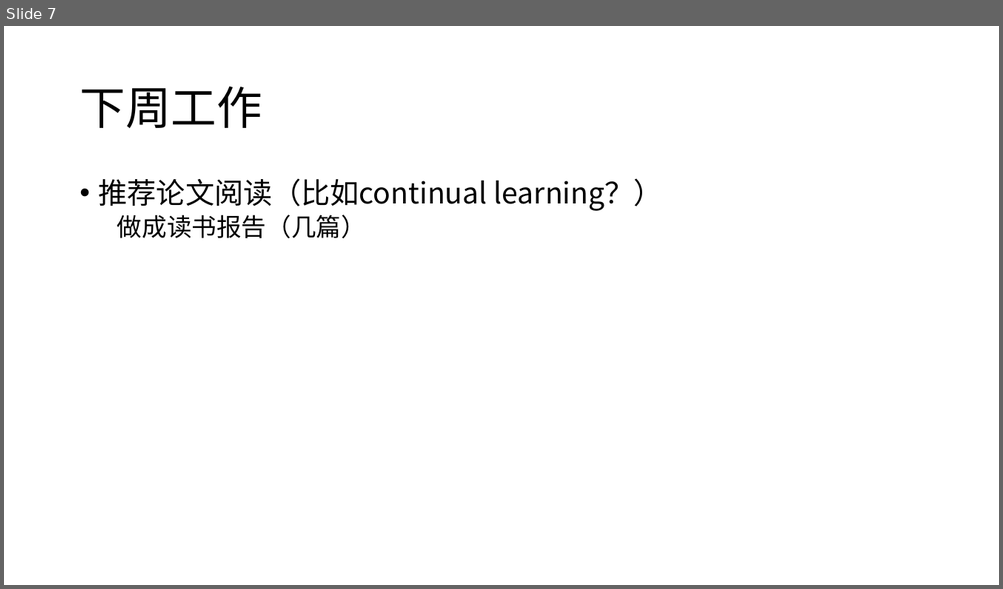
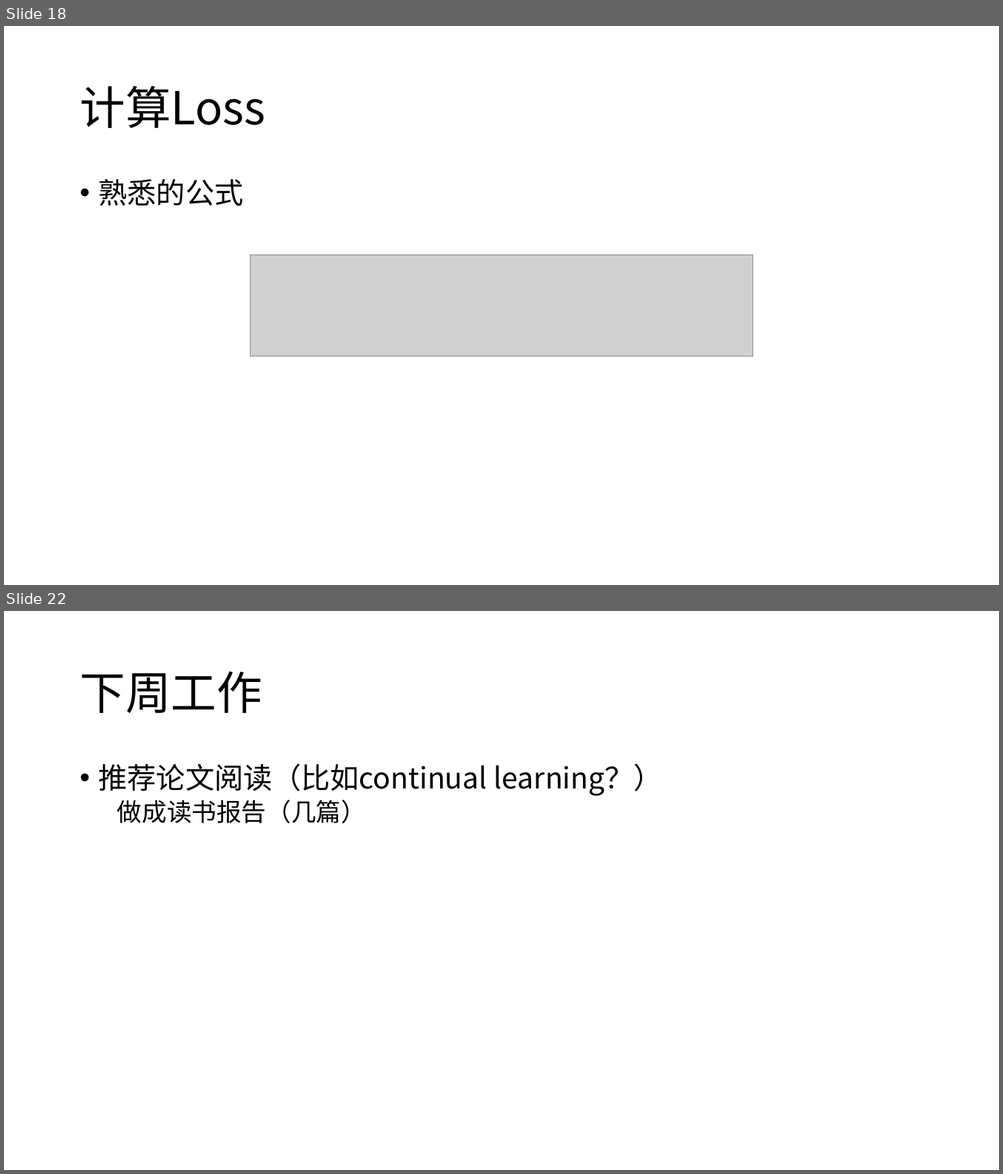
Before and after one commit to tchennech/Linux, a slide deck: 陈文儒.pptx. Shown one above the other, each under a label of ours: slide 7 before the commit, slides 18 and 22 after it; the slides between them are not shown. The pictures are 1003x589 and 1003x1174 pixels, drawn with LibreOffice and Linux fonts; fonts in the diff are those of the drawing; grey boxes stand for pictures. Boxes give left, top, right and bottom in pixels: in the first picture for what was removed or moved away, otherwise in the second. Text is boxed around its words. In the diff, an @@ line names an element or a change of style, - is before the commit and + after.

```diff
--- a/陈文儒.pptx
+++ b/陈文儒.pptx
@@ slide 18 added at bbox=[4, 26, 999, 585], background #FFFFFF @@
@@ title added at bbox=[79, 86, 265, 128], 44 pt, text #000000 @@
+计算Loss
@@ text added at bbox=[99, 179, 244, 206], 28 pt, text #000000 @@
+• 熟悉的公式
@@ picture added at bbox=[250, 255, 753, 357] @@
@@ what was slide 7 is now slide 22 @@
```
Also in this commit, not shown: 1 slide changed, 14 other slides added, 5 other files.
